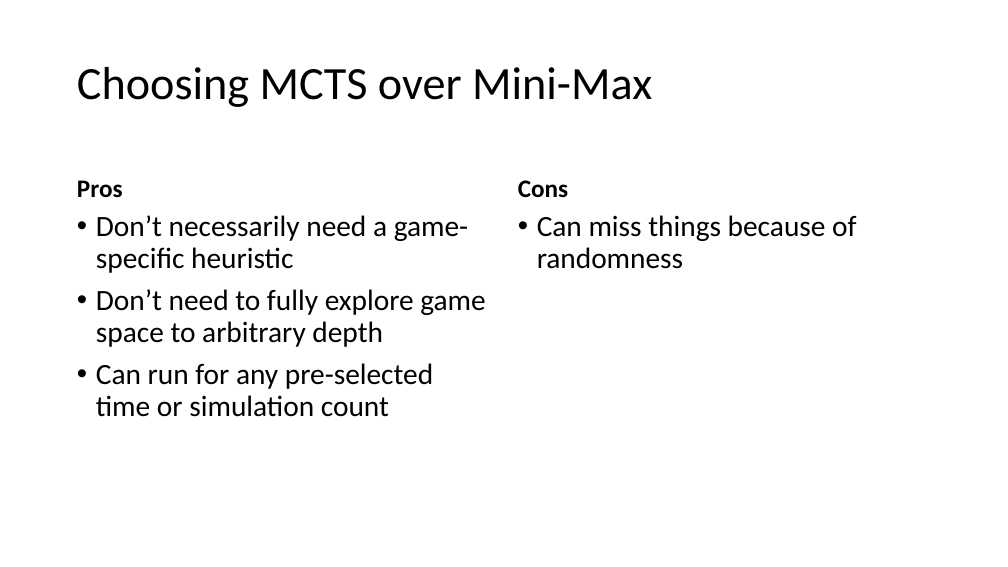
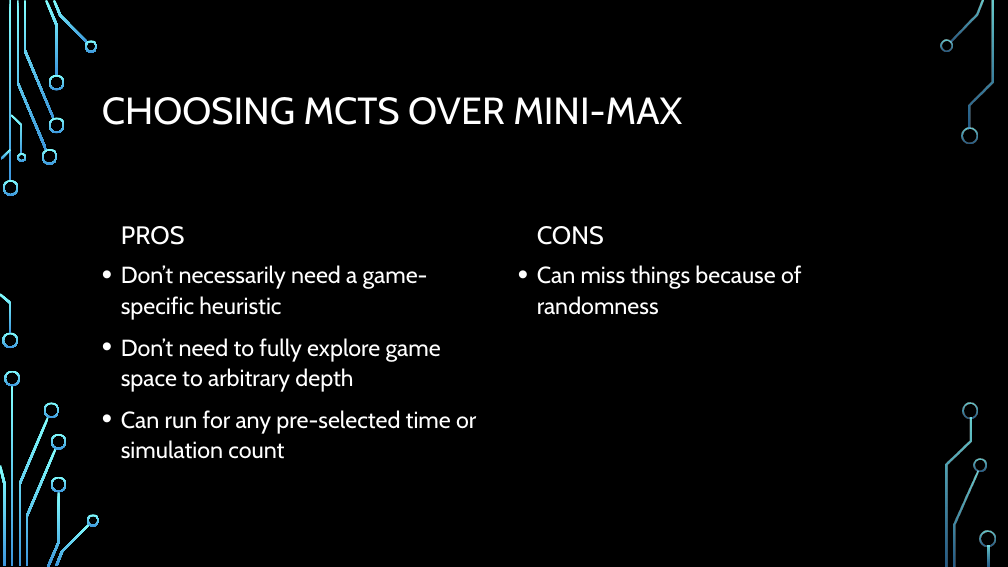
Before and after one commit to Ha5hBr0wn/CS4701, a slide deck: slide 4 of FinalPresentation.pptx. Drawn at 1008x567 pixels with LibreOffice and Linux fonts; fonts in the diff are those of the drawing; background and template pictures are left out. Boxes give left, top, right and bottom in pixels: in the first picture for what was removed or moved away, otherwise in the second. Text is boxed around its words. In the diff, an @@ line names an element or a change of style, - is before the commit and + after.

Commit message:
Final Presentation

```diff
--- a/FinalPresentation.pptx
+++ b/FinalPresentation.pptx
@@ background #FFFFFF to picture (left out) @@
@@ title at <box>102,97,682,125</box>: text changed; size 44 to 36 pt; font Calibri to Cabin; text colour #000000 to #FFFFFF @@
-Choosing MCTS over Mini-Max
+CHOOSING MCTS OVER MINI-MAX
@@ text at <box>121,226,185,245</box>: text changed; font Calibri to Cabin; text colour #000000 to #FFFFFF; bold off @@
-Pros
+PROS
@@ text at <box>537,226,604,245</box>: text changed; font Calibri to Cabin; text colour #000000 to #FFFFFF; bold off @@
-Cons
+CONS
@@ text "Don’t necessarily need a game-specific ...": place and size @@
-text "Don’t necessarily need a game-specific ..." at <box>96,215,485,417</box>
+text "Don’t necessarily need a game-specific ..." at <box>121,265,476,459</box>
@@ text "Don’t necessarily need a game-specific ..." at <box>121,265,476,459</box>: size 28 to 22.2 pt, font Calibri to Cabin, text colour #000000 to #FFFFFF; line spacing 0.9 to 1.1 @@
@@ text "Can miss things because of ..." at <box>537,265,801,315</box>: size 28 to 22.2 pt, font Calibri to Cabin, text colour #000000 to #FFFFFF; line spacing 0.9 to 1.1 @@
@@ text "Can miss things because of ...": place and size @@
-text "Can miss things because of ..." at <box>537,215,856,269</box>
+text "Can miss things because of ..." at <box>537,265,801,315</box>
@@ group added at <box>0,0,996,567</box>: 33 freeform shapes, 3 rectangles @@
```
Also in this commit, not shown: 18 other slides changed.
